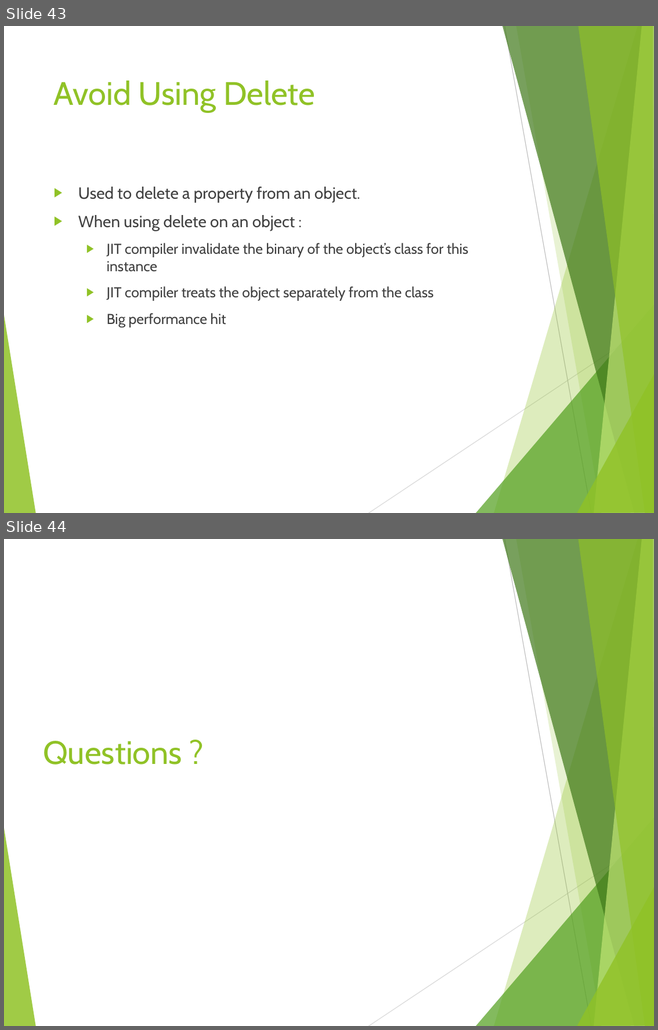
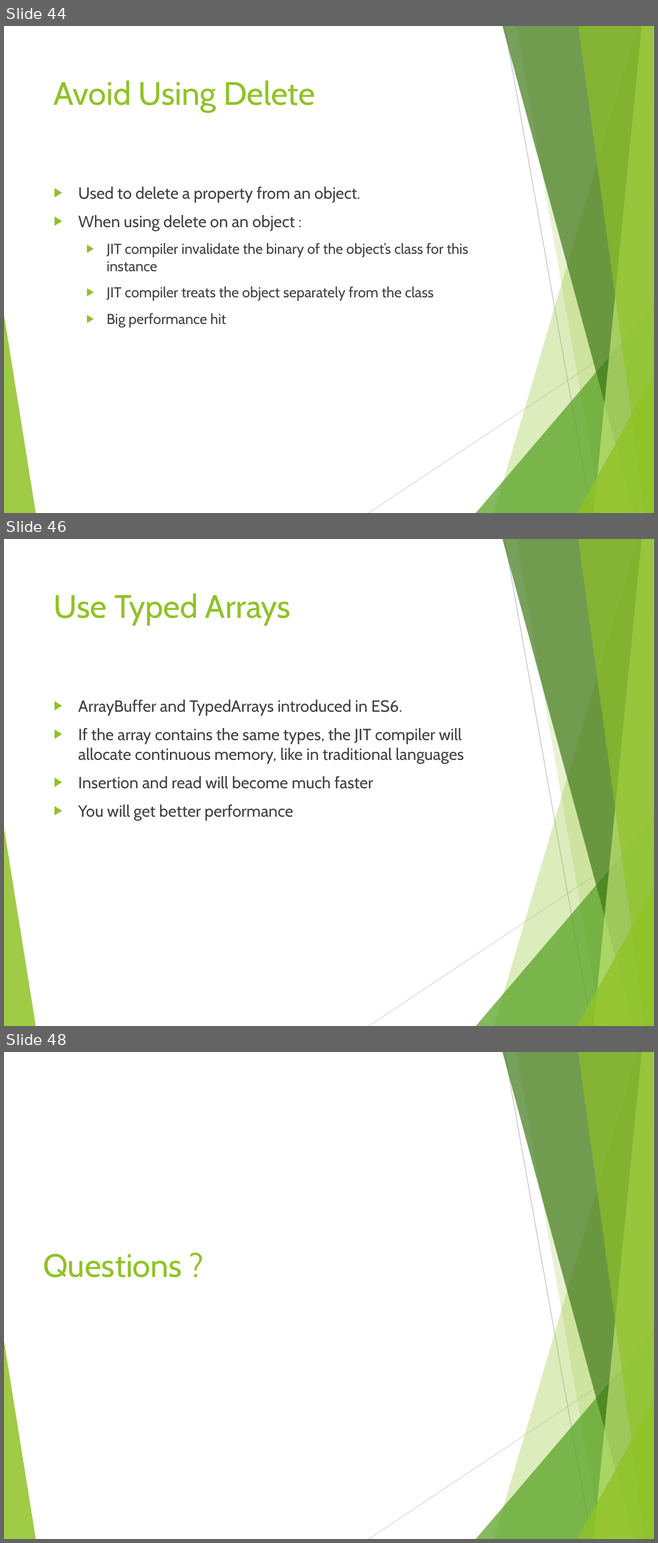
Before and after one commit to tamarstern/MyNodeJSCourse, a slide deck: day2/nodejs_performance/NodeJs_Performance.pptx. Shown one above the other, each under a label of ours: slides 43 and 44 before the commit, slides 44, 46 and 48 after it; the slides between them are not shown. The pictures are 658x1030 and 658x1543 pixels, drawn with LibreOffice and Linux fonts; fonts in the diff are those of the drawing. Boxes give left, top, right and bottom in pixels: in the first picture for what was removed or moved away, otherwise in the second. Text is boxed around its words. In the diff, an @@ line names an element or a change of style, - is before the commit and + after.

Commit message:
performance session

```diff
--- a/day2/nodejs_performance/NodeJs_Performance.pptx
+++ b/day2/nodejs_performance/NodeJs_Performance.pptx
@@ slide 46 added at [4, 539, 654, 1026], background #FFFFFF; not listed: 10 template elements that a slide beside it also shows @@
@@ title added at [54, 594, 291, 625], 36 pt, text #90C226 @@
+Use Typed Arrays
@@ text added at [78, 700, 464, 820], 18 pt, text #404040 @@
+▶ ArrayBuffer and TypedArrays introduced in ES6.
+▶ If the array contains the same types, the JIT compiler will allocate continuous memory, like in traditional languages
+▶ Insertion and read will become much faster
+▶ You will get better performance
@@ what was slide 43 is now slide 44 @@
@@ what was slide 44 is now slide 48 @@
```
Also in this commit, not shown: 3 slides changed, 3 other slides added, 5 other files.
